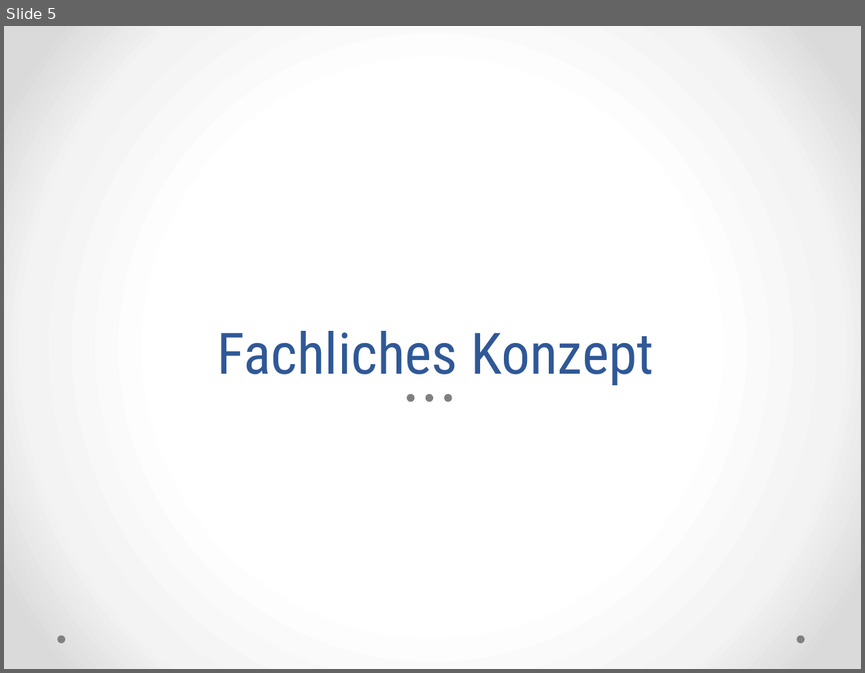
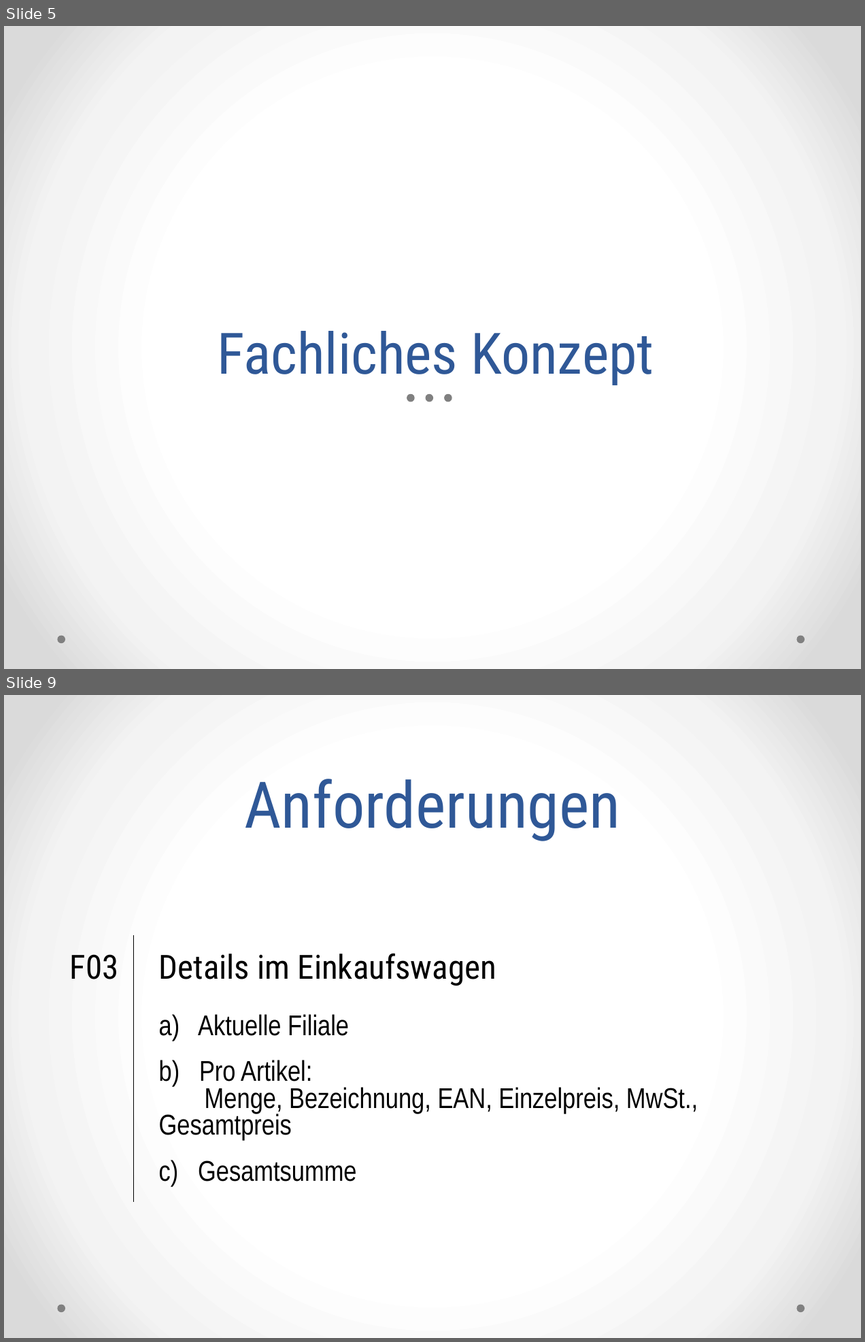
Before and after one commit to ss-proto/PA2, a slide deck: presentation/ss-proto.pptx. Shown one above the other, each under a label of ours: slide 5 before the commit, slides 5 and 9 after it; the slides between them are not shown. The pictures are 865x673 and 865x1342 pixels, drawn with LibreOffice and Linux fonts; fonts in the diff are those of the drawing. Boxes give left, top, right and bottom in pixels: in the first picture for what was removed or moved away, otherwise in the second. Text is boxed around its words. In the diff, an @@ line names an element or a change of style, - is before the commit and + after.

```diff
--- a/presentation/ss-proto.pptx
+++ b/presentation/ss-proto.pptx
@@ slide 9 added at bbox=[4, 695, 861, 1338], background gradient #FFFFFF to #F4F4F4 to #DADADA; not listed: 2 template elements that a slide beside it also shows @@
@@ title added at bbox=[244, 779, 620, 841], 54 pt, text #2F5897 @@
+Anforderungen
@@ table added at bbox=[61, 936, 797, 1190], 4 rows, 2 columns @@
+F03 | Details im Einkaufswagen
+ | a) Aktuelle Filiale
+ | b) Pro Artikel: Menge, Bezeichnung, EAN, Einzelpreis, MwSt., Gesamtpreis
+ | c) Gesamtsumme
```
Also in this commit, not shown: 4 slides changed, 29 other slides added, 5 other files.
